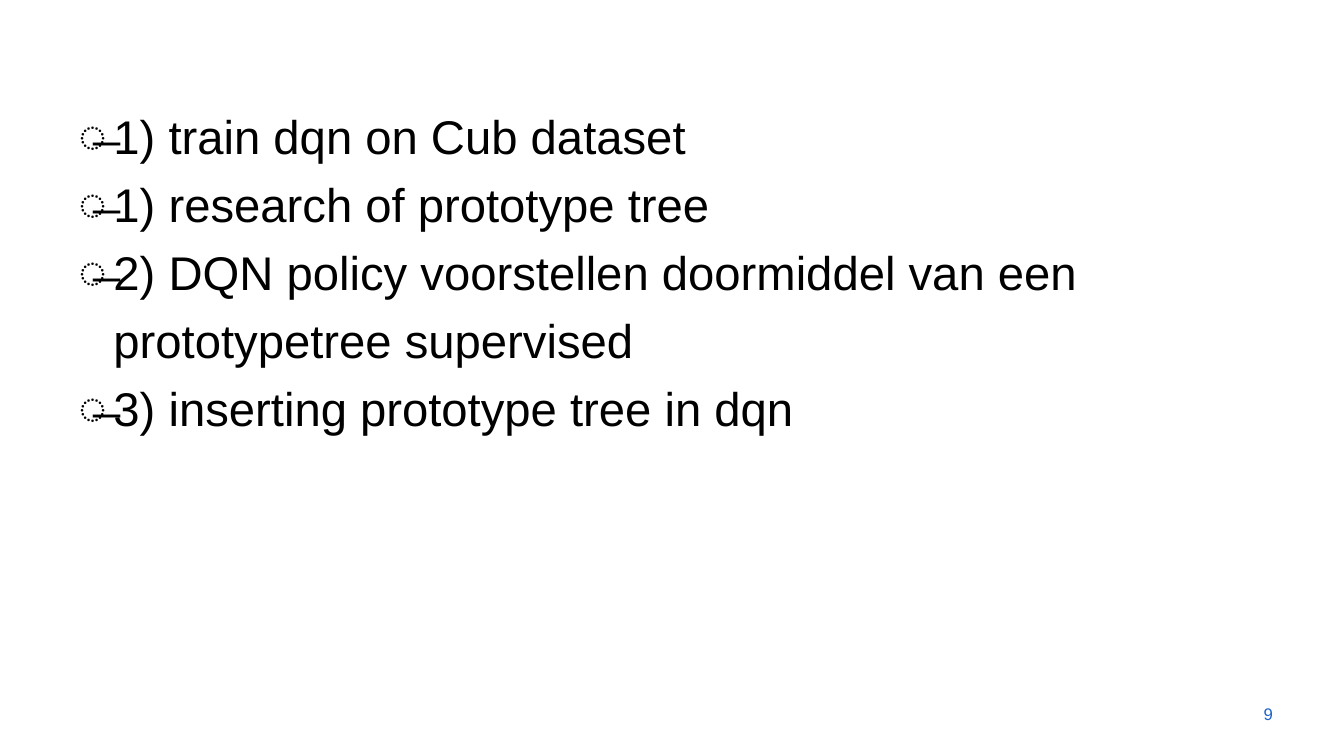
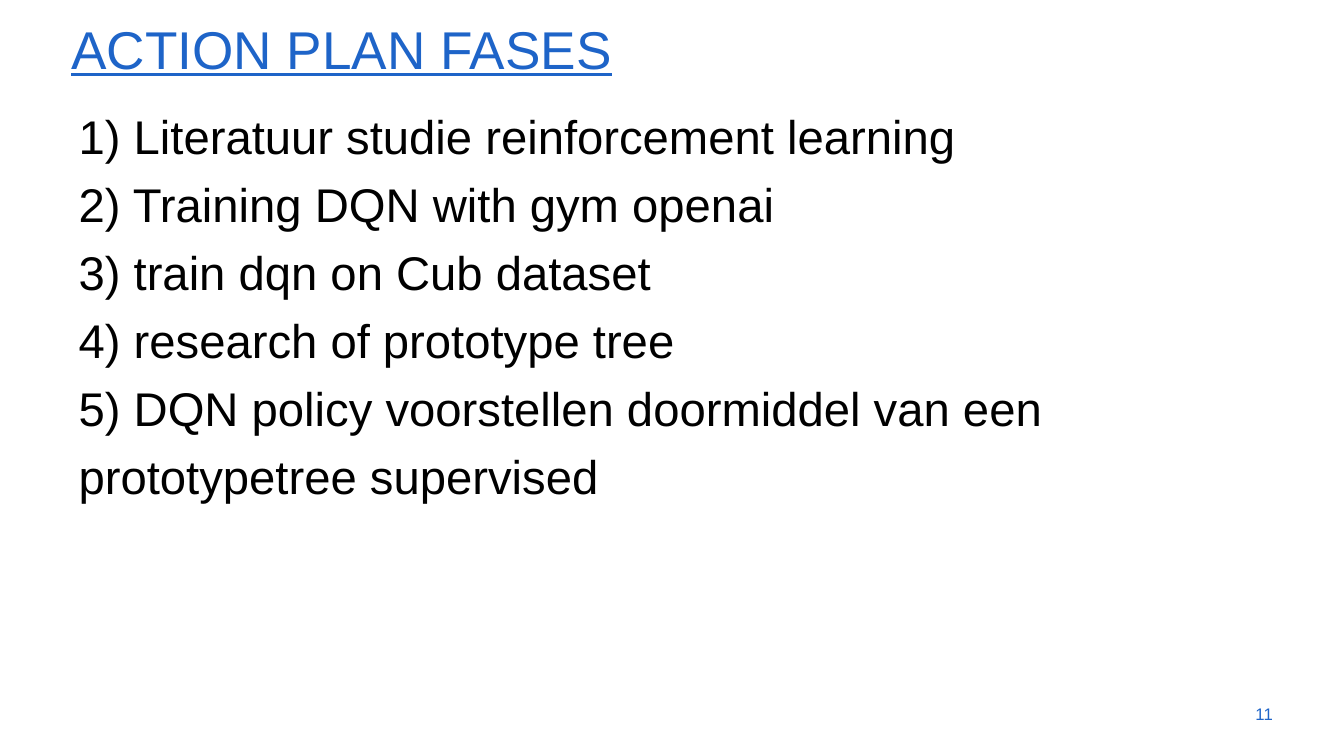
Before and after one commit to xdv6/MastersThesis, a slide deck: slide 11 of tussentijdse_presentatie/tussentijdse_presentatie_masterproef.potx (slide 9 before the commit). Drawn at 1344x756 pixels with LibreOffice and Linux fonts; fonts in the diff are those of the drawing; background and template pictures are left out. Boxes give left, top, right and bottom in pixels: in the first picture for what was removed or moved away, otherwise in the second. Text is boxed around its words. In the diff, an @@ line names an element or a change of style, - is before the commit and + after.

Commit message:
presentatieslides verder afgewerkt tot deel van actionplan

```diff
--- a/tussentijdse_presentatie/tussentijdse_presentatie_masterproef.potx
+++ b/tussentijdse_presentatie/tussentijdse_presentatie_masterproef.potx
@@ title added at (71, 32, 611, 76), 54 pt, text #1E64C8, underline @@
+ACTION PLAN FASES
@@ text at (79, 119, 1042, 504): text changed @@
-̶ 1) train dqn on Cub dataset
-̶ 1) research of prototype tree
-̶ 2) DQN policy voorstellen doormiddel van een prototypetree supervised
-̶ 3) inserting prototype tree in dqn
+1) Literatuur studie reinforcement learning
+2) Training DQN with gym openai
+3) train dqn on Cub dataset
+4) research of prototype tree
+5) DQN policy voorstellen doormiddel van een prototypetree supervised
@@ page number at (1255, 708, 1272, 720): text changed @@
-9
+11
```
Also in this commit, not shown: 1 slide added.
